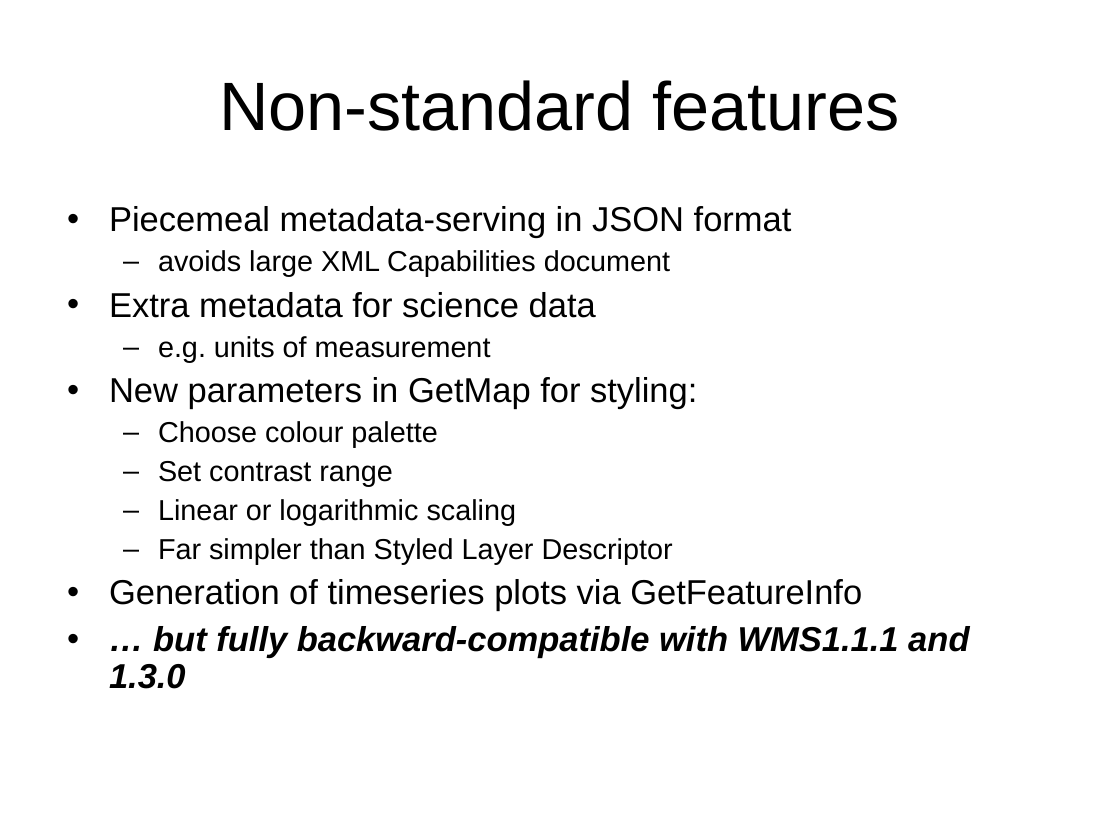
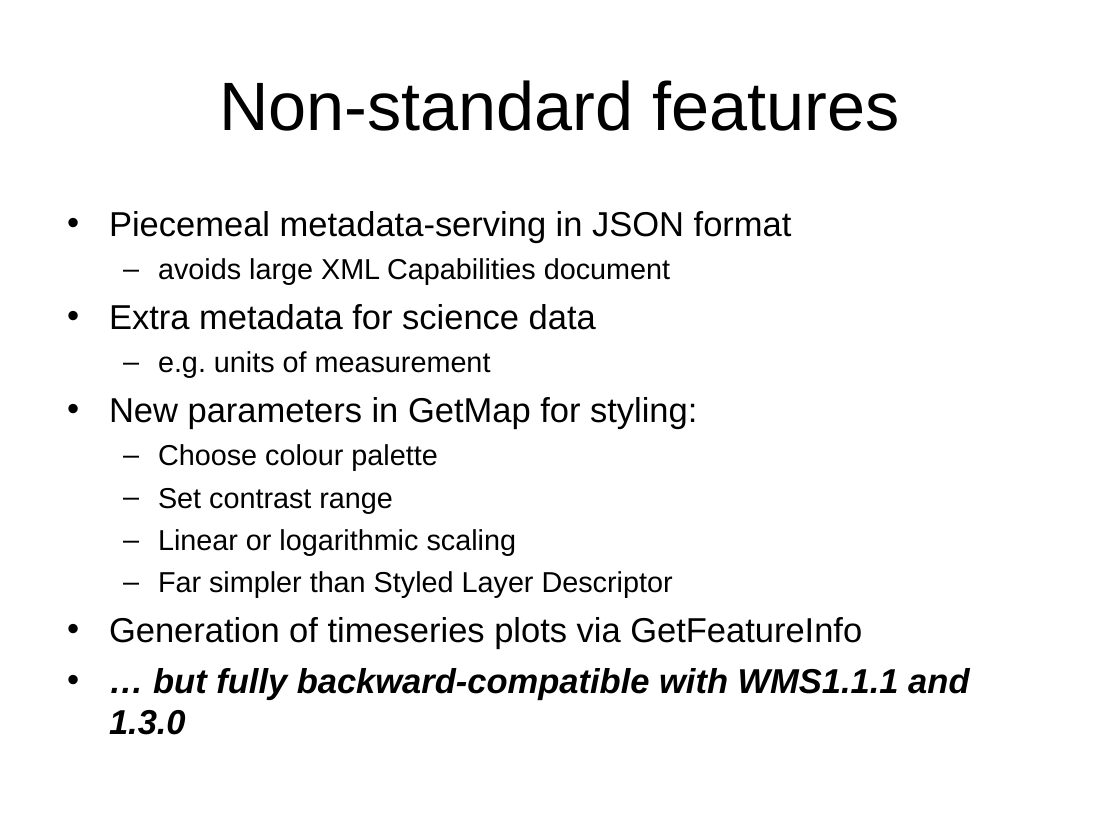
Before and after one commit to ooici-eoi/THREDDS, a slide deck: slide 21 of docs/web/thredds/tech/tutorial/TDS Data Services.ppt. Drawn at 1120x840 pixels with LibreOffice and Linux fonts; fonts in the diff are those of the drawing; background and template pictures are left out. Boxes give left, top, right and bottom in pixels: in the first picture for what was removed or moved away, otherwise in the second. Text is boxed around its words. In the diff, an @@ line names an element or a change of style, - is before the commit and + after.

```diff
--- a/docs/web/thredds/tech/tutorial/TDS Data Services.ppt
+++ b/docs/web/thredds/tech/tutorial/TDS Data Services.ppt
@@ text "Piecemeal metadata-serving in JSON format" at <box>109,211,969,735</box>: line spacing 0.9 to 1 @@
```
Also in this commit, not shown: 5 other slides changed, 4 other files.
